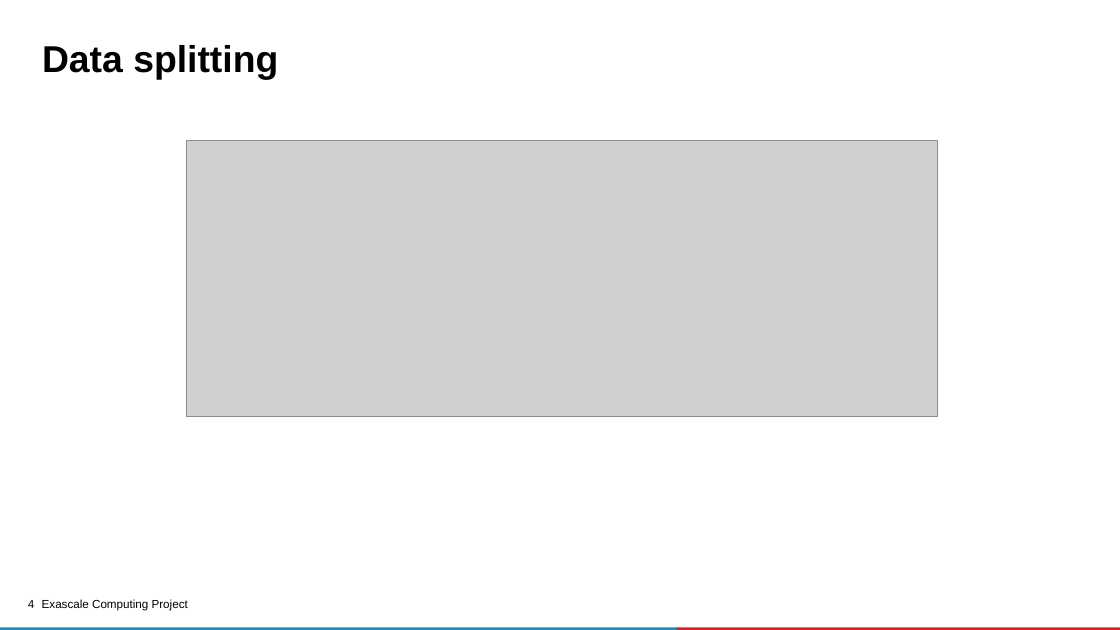
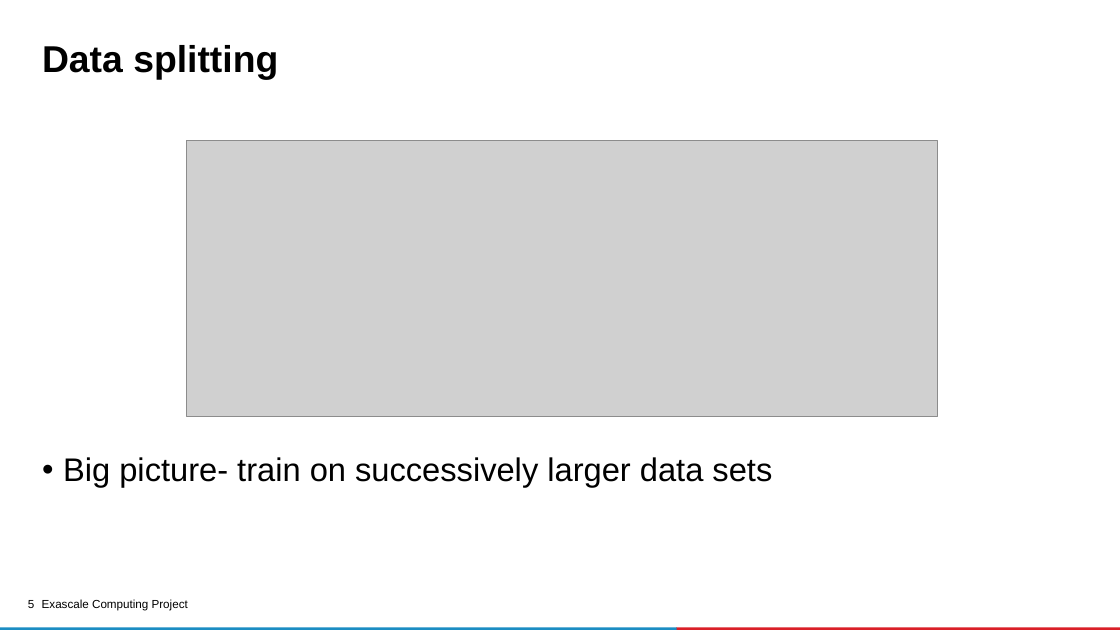
Before and after one commit to ECP-CANDLE/Tutorials, a slide deck: slide 5 of 2020/ECP/slides/09-cplo.pptx (slide 4 before the commit). Drawn at 1120x630 pixels with LibreOffice and Linux fonts; fonts in the diff are those of the drawing; grey boxes stand for pictures; background and template pictures are left out. Boxes give left, top, right and bottom in pixels: in the first picture for what was removed or moved away, otherwise in the second. Text is boxed around its words. In the diff, an @@ line names an element or a change of style, - is before the commit and + after.

```diff
--- a/2020/ECP/slides/09-cplo.pptx
+++ b/2020/ECP/slides/09-cplo.pptx
@@ text added at bbox=[63, 457, 772, 487], 28 pt, text #000000 @@
+• Big picture- train on successively larger data sets
@@ page number at bbox=[28, 600, 34, 608]: text changed @@
-4
+5
```
Also in this commit, not shown: 6 other slides changed, 8 slides added, 2 slides removed.
